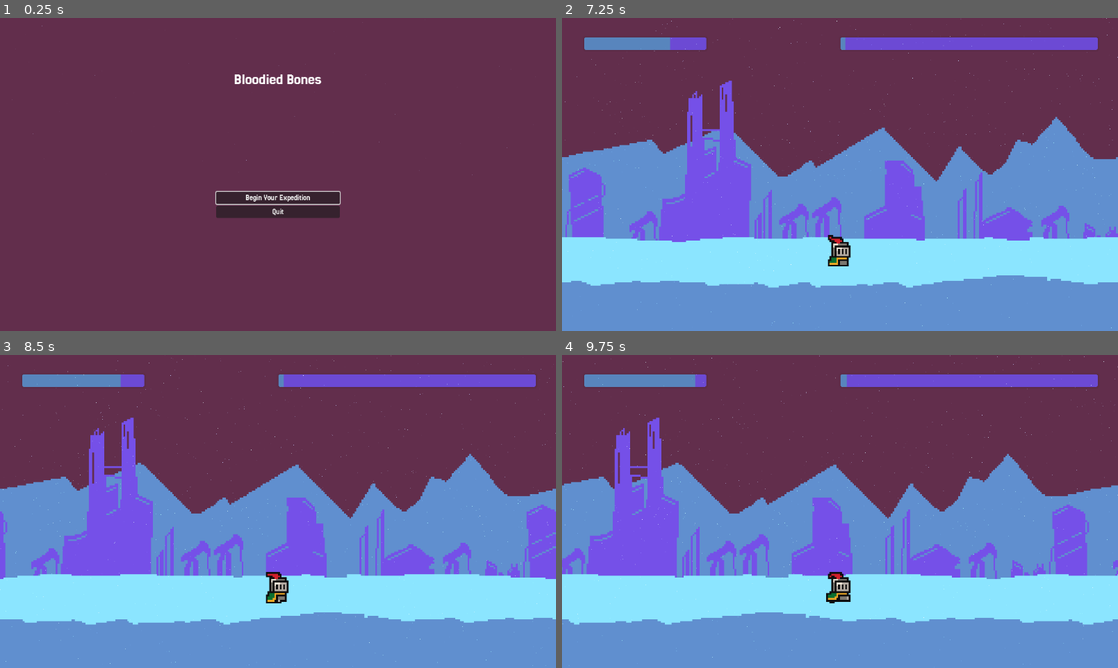
Above: before the commit, frames 1-4 (two rows, left to right).
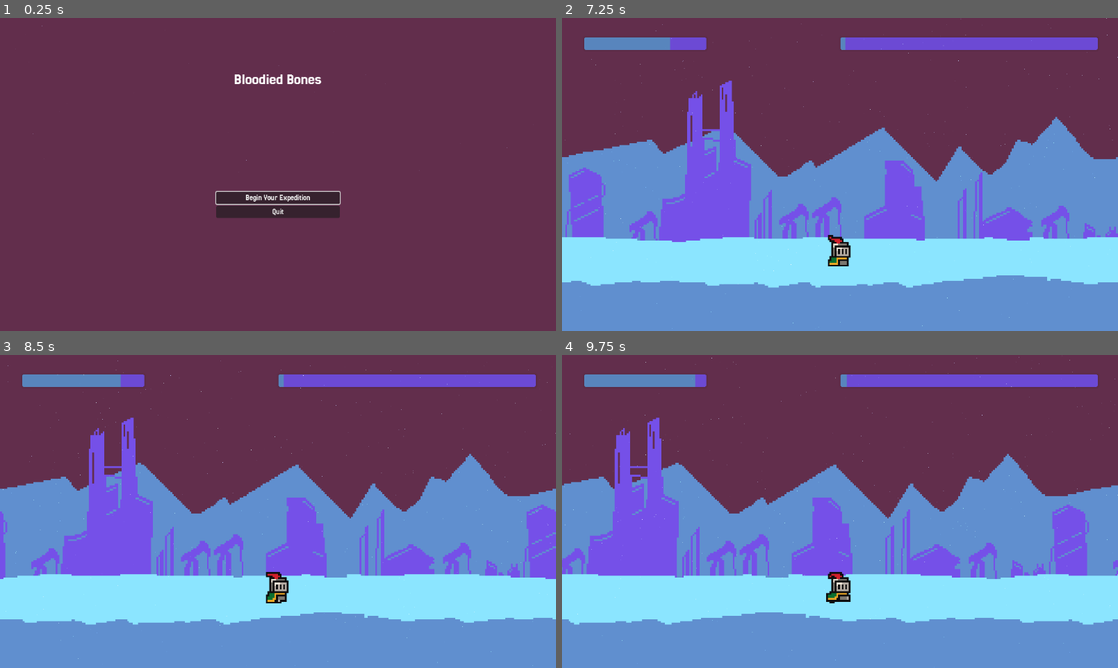
Above: after the commit, the same moments.

Repository: Mightysmallfry/BonesAndBullets
Game: Godot game, scene res://Menus/main_menu.tscn
Same seed, same stepped clock (60 frames per second), same inputs: the game is played once before the commit and once after it.
Inputs (mouse positions are in pixels of both pictures, inside the frame that each line leads up to):
- Up to frame 1 (0.25 s): no input
- Up to frame 2 (7.25 s): click "Begin Your Expedition" at 0.5 s; tap Enter at 1.25 s; move the mouse to (962, 158) at 1.27 s; click (962, 158) at 1.42 s; move the mouse to (728, 190) at 2.02 s; click (728, 190) at 2.17 s; move the mouse to (895, 105) at 2.77 s; click (895, 105) at 2.92 s; move the mouse to (812, 237) at 3.52 s; click (812, 237) at 3.67 s; move the mouse to (1006, 221) at 4.27 s; click (1006, 221) at 4.42 s; move the mouse to (673, 127) at 5.02 s; click (673, 127) at 5.17 s; move the mouse to (867, 174) at 5.77 s; click (867, 174) at 5.92 s; move the mouse to (756, 96) at 6.52 s; click (756, 96) at 6.67 s
- Up to frame 3 (8.5 s): move the mouse to (400, 495) at 7.27 s; click (400, 495) at 7.42 s; move the mouse to (166, 527) at 8.02 s; click (166, 527) at 8.17 s
- Up to frame 4 (9.75 s): move the mouse to (895, 442) at 8.77 s; click (895, 442) at 8.92 s; move the mouse to (812, 574) at 9.52 s; click (812, 574) at 9.67 s

The runs differ from the first frame. In frame 1, less than 0.1% of the frame differs, in the area x 17-90%, y 15-51%; in frame 2, less than 0.1%; in frame 3, less than 0.1%; in frame 4, less than 0.1%, in the area x 0-100%, y 0-99%.

Commit message:
Removed More Manual Screen Resizing

Diff:
--- a/Assets/VFX/SnowEffect.gd
+++ b/Assets/VFX/SnowEffect.gd
@@ -21,7 +21,6 @@
 	var viewport_size: Vector2 = get_viewport_rect().size
 	var screenHeight: float = viewport_size.y
 	var screenWidth: float = viewport_size.x
-	var scaleFactor = Globals.scaleFactor
 
 	particleProcessMaterial.emission_shape = ParticleProcessMaterial.EMISSION_SHAPE_BOX
 	particleProcessMaterial.emission_box_extents = Vector3(screenWidth * 0.5, screenHeight * 0.5, 0.0)
@@ -31,8 +30,5 @@
 	var half_size: Vector2 = viewport_size * 0.5
 	visibility_rect = Rect2(-half_size, viewport_size)
 
-	particleProcessMaterial.scale_min = baseScale * sqrt(scaleFactor)
-	particleProcessMaterial.scale_max = baseScale * sqrt(scaleFactor)
-
-	amount = int(baseAmount * scaleFactor)
+	amount = baseAmount
 	amount = clamp(amount, 100, 5000)
--- a/Globals.gd
+++ b/Globals.gd
@@ -1,18 +1,16 @@
 extends Node2D
 
+@export_category("Player Variables")
 @export var playerHealth: int = 100
 @export var startingBones: int = 319
 @export var bullets: int = 6
 
+@export_category("Timing Variables")
 # Measured in seconds ~5 minutes
 @export var destinationTime: float = 300
 # This could change as a range of 20-40 seconds
 # When story event happens, pause the time until destination.
 @export var timeBetweenStoryEvents: float = 10
-
-@export var baseScreenSize: Vector2 = Vector2(1152, 648) # baseline to scale from
-@export var baseAmount: int = 1000  # particle amount at base resolution
-@export var baseScale: float = 1.0 # particle scale at base resolution
 
 var IsPaused: bool = false
 
@@ -20,7 +18,6 @@
 var on_controller:bool = false
 
 var timerMaxTimes: Dictionary = { }
-var scaleFactor: float = 1.0
 
 # Called when the node enters the scene tree for the first time.
 func _ready() -> void:
